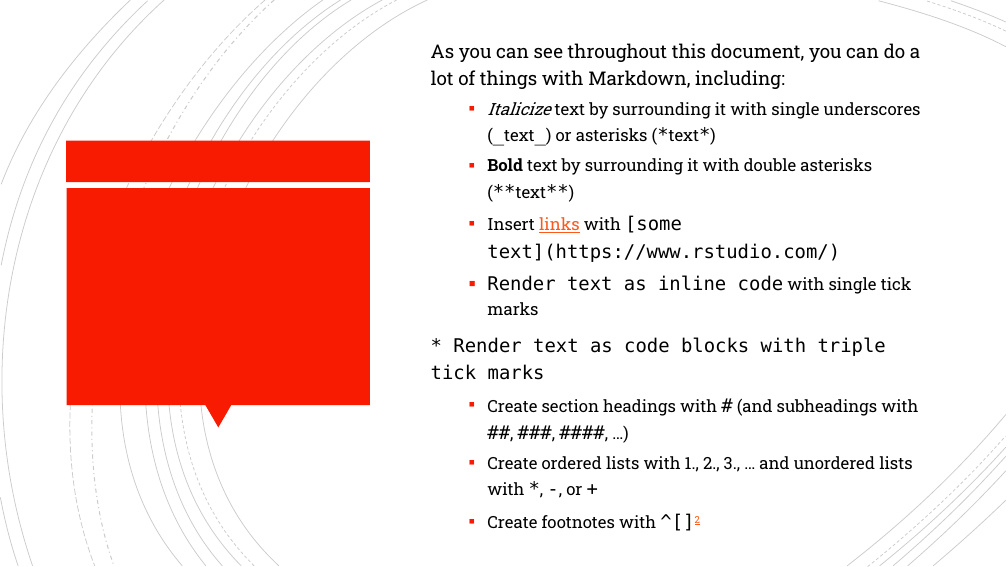
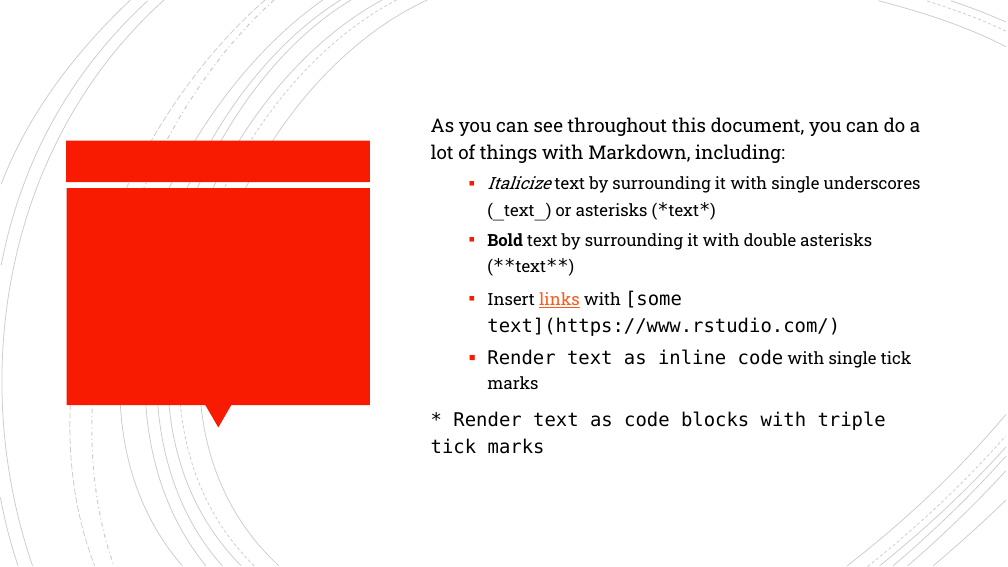
Before and after one commit to nrohr/learn-r, a slide deck: slide 7 of 03_rmarkdown/03c_ppt.pptx. Drawn at 1008x567 pixels with LibreOffice and Linux fonts; fonts in the diff are those of the drawing. Boxes give left, top, right and bottom in pixels: in the first picture for what was removed or moved away, otherwise in the second. Text is boxed around its words. In the diff, an @@ line names an element or a change of style, - is before the commit and + after.

```diff
--- a/03_rmarkdown/03c_ppt.pptx
+++ b/03_rmarkdown/03c_ppt.pptx
@@ text at (487,399,918,528): paragraphs removed @@
-  ▪ Create section headings with # (and subheadings with ##, ###, ####, …)
-  ▪ Create ordered lists with 1., 2., 3., … and unordered lists with *, -, or +
-  ▪ Create footnotes with ^[]2
```
Also in this commit, not shown: 1 other slide changed, 1 slide added, 18 other files.
